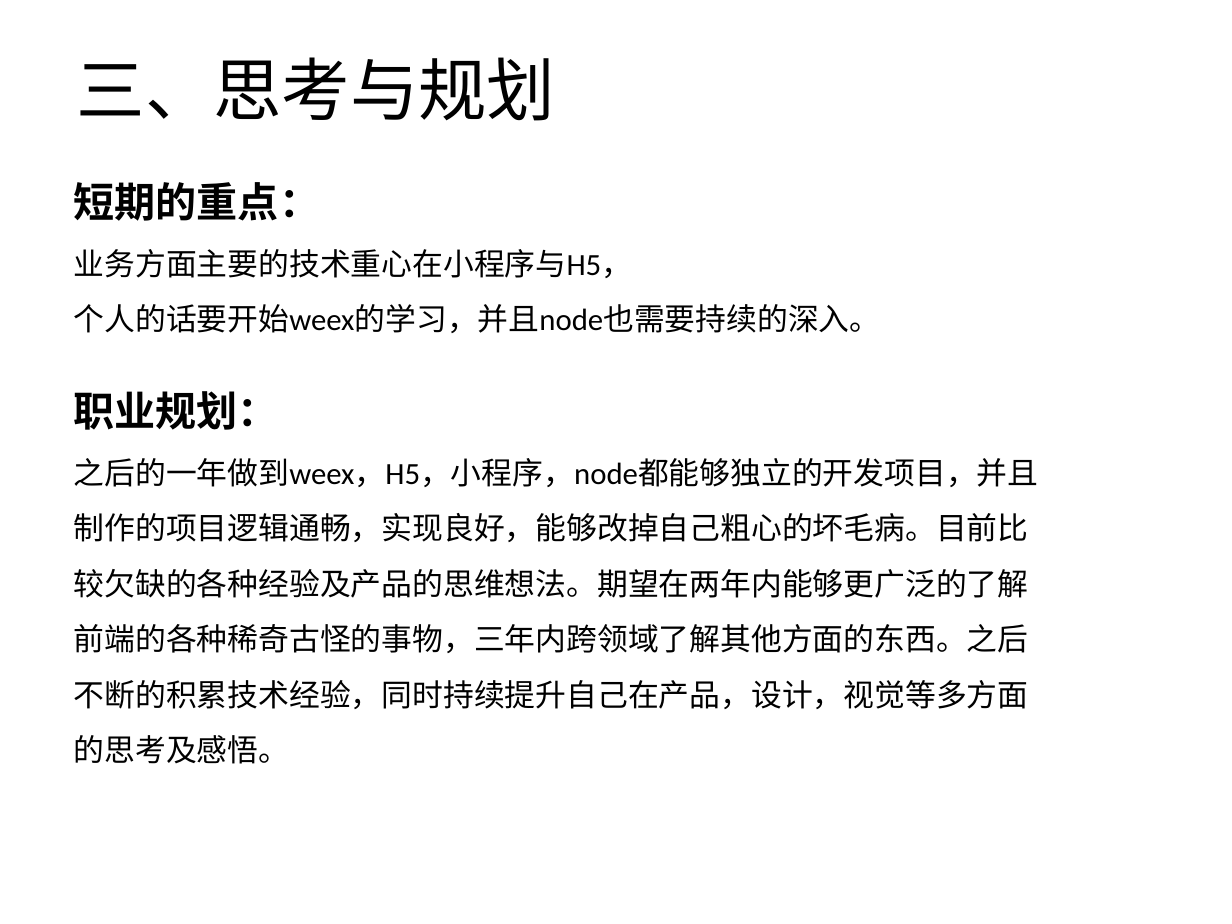
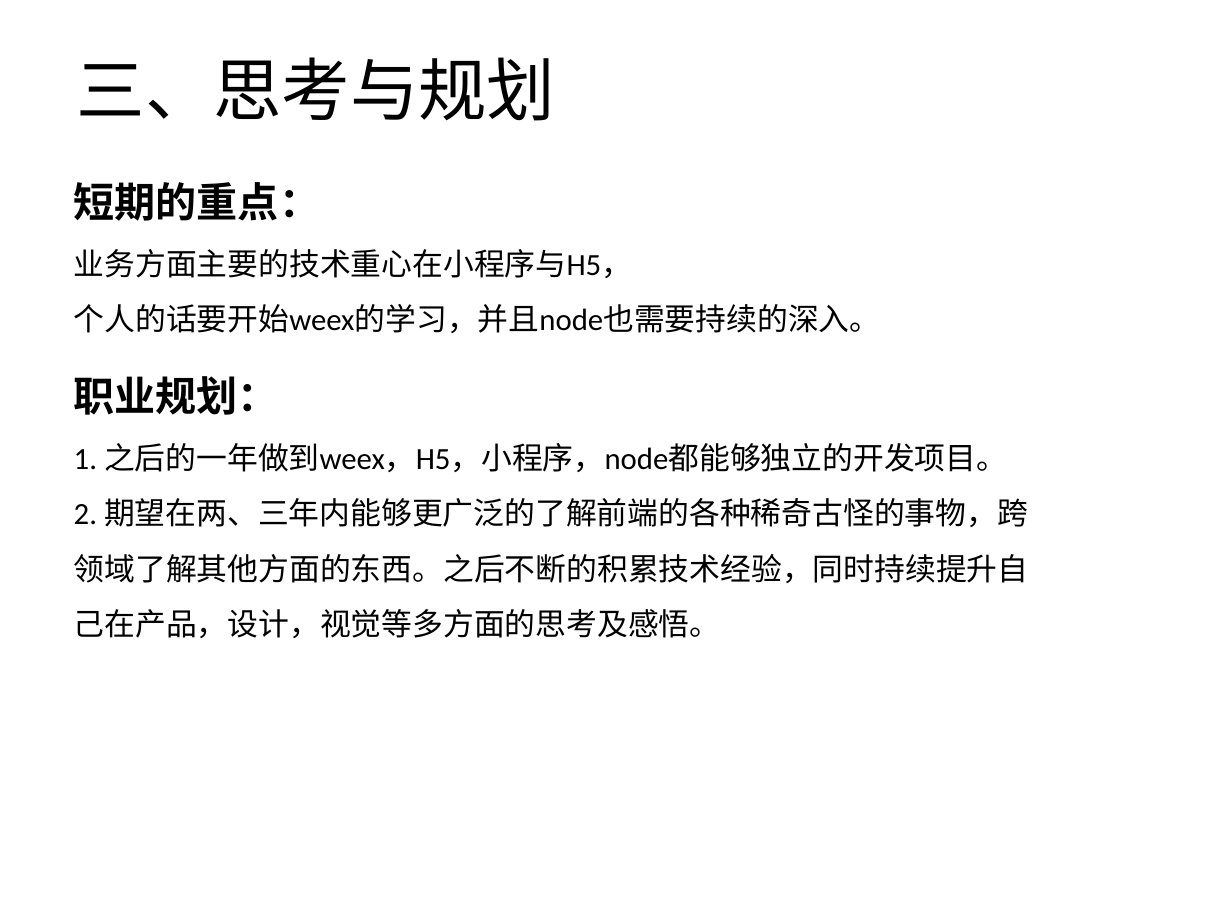
Before and after one commit to zjyechang/myProject, a slide deck: slide 7 of note/叶昶-转正答辩.pptx (slide 8 before the commit). Drawn at 1232x924 pixels with LibreOffice and Linux fonts; fonts in the diff are those of the drawing; background and template pictures are left out. Boxes give left, top, right and bottom in pixels: in the first picture for what was removed or moved away, otherwise in the second. Text is boxed around its words. In the diff, an @@ line names an element or a change of style, - is before the commit and + after.

```diff
--- a/note/叶昶-转正答辩.pptx
+++ b/note/叶昶-转正答辩.pptx
@@ text "职业规划：": place and size @@
-text "职业规划：" at [74,391,1039,764]
+text "职业规划：" at [74,376,1029,638]
@@ text at [74,443,1029,638]: text changed @@
-之后的一年做到weex，H5，小程序，node都能够独立的开发项目，并且制作的项目逻辑通畅，实现良好，能够改掉自己粗心的坏毛病。目前比较欠缺的各种经验及产品的思维想法。期望在两年内能够更广泛的了解前端的各种稀奇古怪的事物，三年内跨领域了解其他方面的东西。之后不断的积累技术经验，同时持续提升自己在产品，设计，视觉等多方面的思考及感悟。
+1. 之后的一年做到weex，H5，小程序，node都能够独立的开发项目。
+2. 期望在两、三年内能够更广泛的了解前端的各种稀奇古怪的事物，跨领域了解其他方面的东西。之后不断的积累技术经验，同时持续提升自己在产品，设计，视觉等多方面的思考及感悟。
```
Also in this commit, not shown: 3 other slides changed, 1 slide removed, 1 other file.
